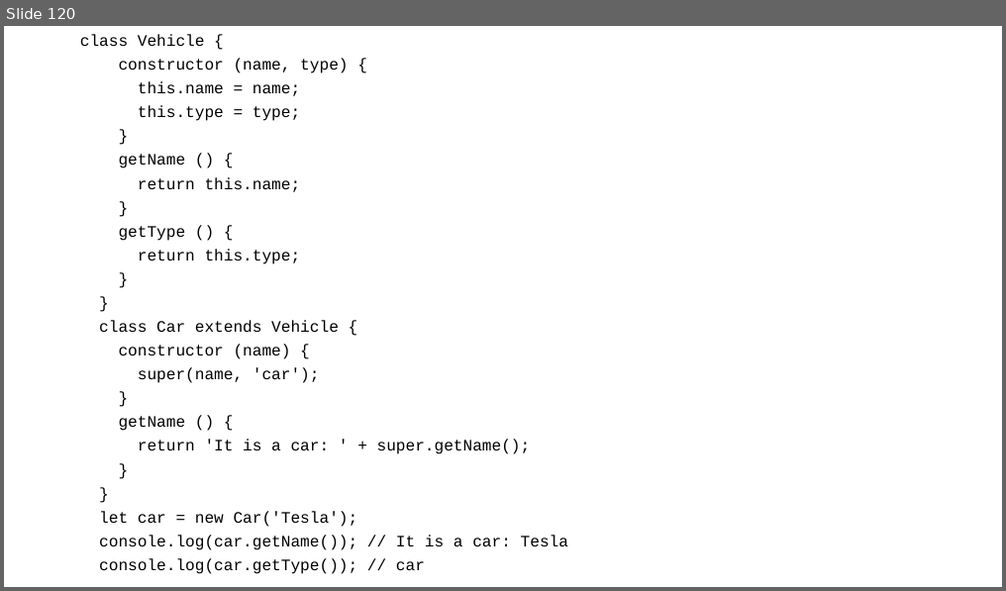
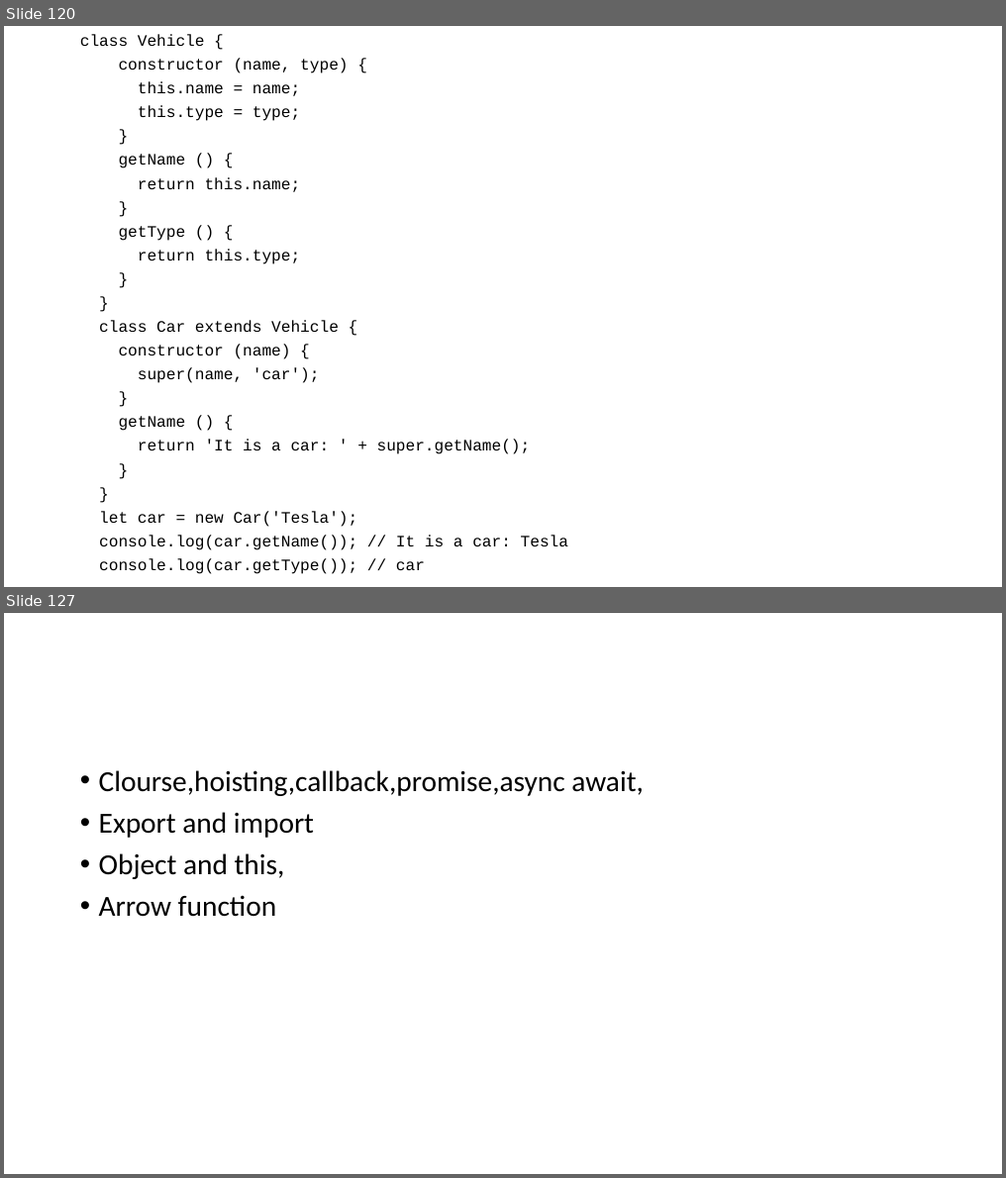
Before and after one commit to smishra1000/full_stack_react_node, a slide deck: frontend/notes.pptx. Shown one above the other, each under a label of ours: slide 120 before the commit, slides 120 and 127 after it; the slides between them are not shown. The pictures are 1006x591 and 1006x1178 pixels, drawn with LibreOffice and Linux fonts; fonts in the diff are those of the drawing. Boxes give left, top, right and bottom in pixels: in the first picture for what was removed or moved away, otherwise in the second. Text is boxed around its words. In the diff, an @@ line names an element or a change of style, - is before the commit and + after.

```diff
--- a/frontend/notes.pptx
+++ b/frontend/notes.pptx
@@ slide 127 added at box(4, 613, 1002, 1174), background #FFFFFF @@
@@ text added at box(99, 770, 644, 917), 28 pt, text #000000 @@
+• Clourse,hoisting,callback,promise,async await,
+• Export and import
+• Object and this,
+• Arrow function
```
Also in this commit, not shown: 6 other slides added, 13 other files.
